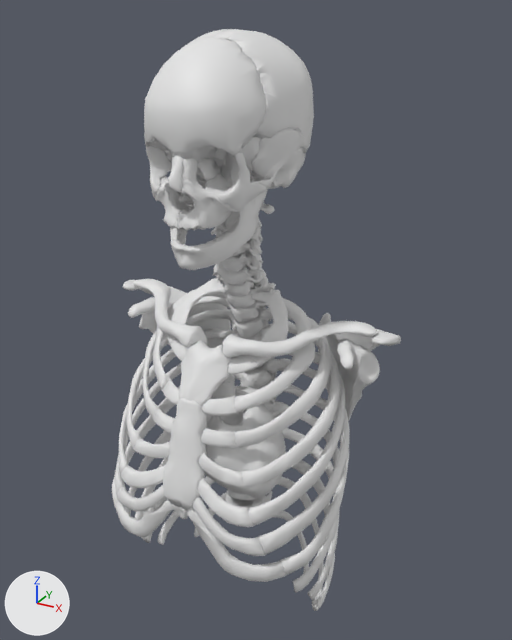
Renders of the glTF model public/models/skeleton.glb from each side of a commit.
Both versions are drawn from a 50 mm camera at (2.84, -4.76, 3.67) aimed at (0.15, 0.14, 1.22). The lights are fixed; the arrows at lower left show +X, +Y and +Z. The older version comes first. Mesh edges are drawn as thin lines on the coarser meshes. Where no turn or scale is listed for an object, it has been applied to the vertices.

Names of what the first picture shows: 'CervicalSpine', 'CostalCartilage', 'Cranium', 'Heart', 'Ribcage', 'ShoulderGirdle', 'Sternum', 'ThoracicSpine' and 1 more.
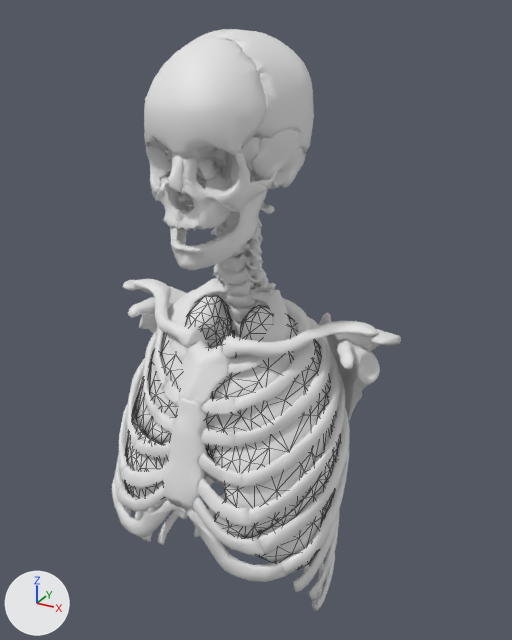
Edits to the bpy script that builds the scene:
```text
Add me_lungright:
    me_lungright.from_pydata(...)  # 908 vertices, 1797 faces; spans x -0.51..0.51, y -0.73..0.73, z -1.02..1.02
Add me_lungleft:
    me_lungleft.from_pydata(...)  # 904 vertices, 1800 faces; spans x -0.48..0.48, y -0.72..0.72, z -1.04..1.04
Add ob_lungright:
    ob_lungright = bpy.data.objects.new('LungRight', me_lungright)
    ob_lungright.location = (-0.51, -0.12, 0.37)
Add ob_lungleft:
    ob_lungleft = bpy.data.objects.new('LungLeft', me_lungleft)
    ob_lungleft.location = (0.53, -0.13, 0.36)
```

Pixel boxes [x1, y1, x2, y2] of what changed, in the pictures (512 x 640 px):
'LungLeft', added: after [206, 305, 341, 567]
'LungRight', added: after [124, 296, 235, 498]
'Heart', unchanged, covered by the edit: before [204, 386, 286, 498]; after [204, 450, 225, 487]
'ThoracicSpine', unchanged, covered by the edit: before [220, 277, 291, 525]; after [220, 277, 281, 337]
